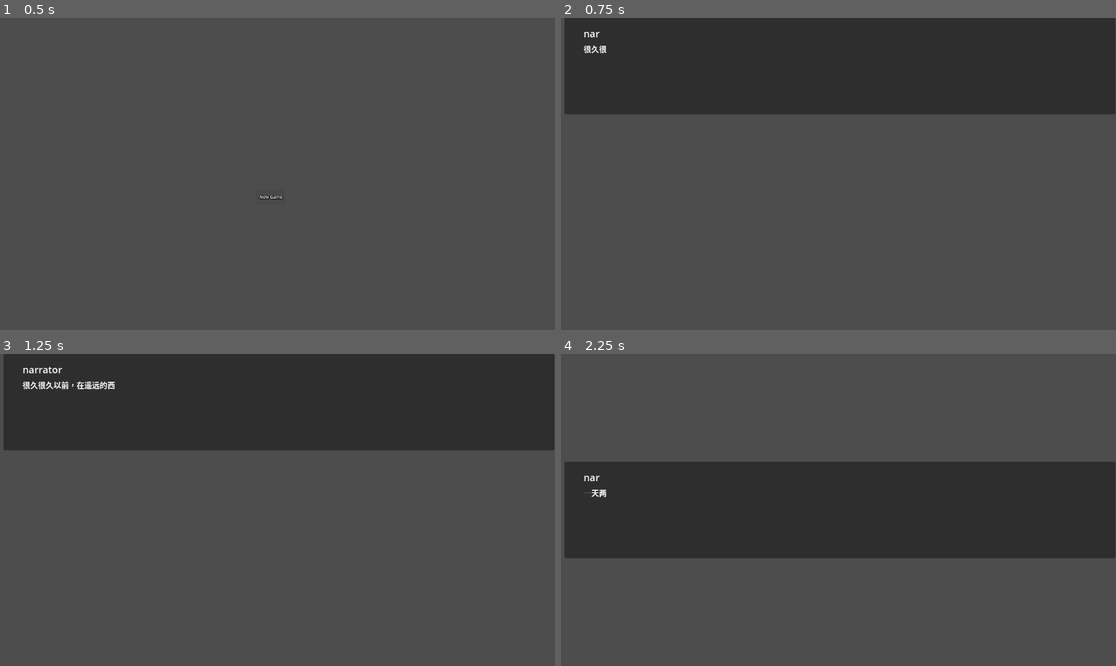
Above: before the commit, frames 1-4 (two rows, left to right).
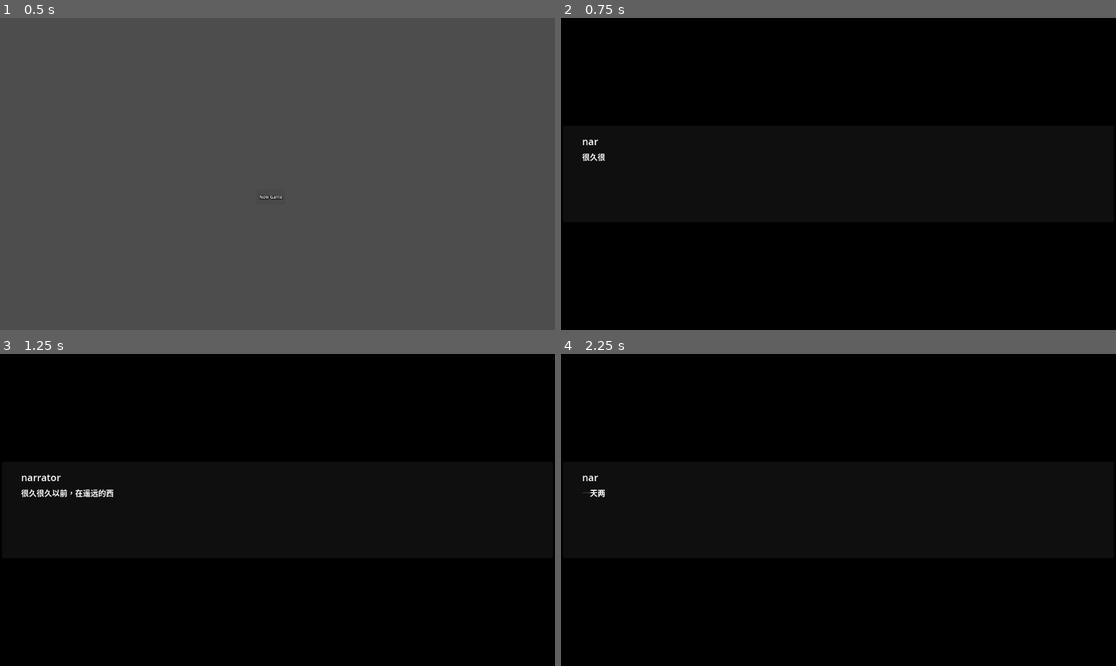
Above: after the commit, the same moments.

Repository: secondreich/Cards-of-Gun
Game: Godot game, scene res://menu.tscn
Two runs of this game, one before a commit and one after it. Both use one fixed random seed, a clock stepped at 60 frames per second and the inputs below. The engine's default icon, where the game draws it, is replaced by a stand-in: a white triangle on a blue panel in a dark square.
Inputs (mouse positions are in pixels of both pictures, inside the frame that each line leads up to; where the layout moved, square brackets give the same spot in the first picture):
- Up to frame 1 (0.5 s): no input
- Up to frame 2 (0.75 s): click (832, 195) at 0.5 s
- Up to frame 3 (1.25 s): no input
- Up to frame 4 (2.25 s): click (838, 510) [838, 400] at 1.25 s; click (838, 510) [838, 400] at 2 s

Frame 1 is identical in both runs. In frame 2, 100% of the frame differs, in the area x 0-100%, y 0-100%; in frame 3, 100%; in frame 4, 100%.

Commit message:
修改对话系统和素材UI问题

Diff:
--- a/Gd script/main.gd
+++ b/Gd script/main.gd
@@ -38,7 +38,7 @@
 	var handsCards = $HandCards.cardDeck.get_children()
 
 	#判断是否能下一轮
-	if scene_1.card_total_num <  playerLife/20 :
+	if scene_1.card_total_num <  playerLife/20.0 :
 		$DrawCard/Button.disabled = false
 	else:
 		$DrawCard/Button.disabled = true
@@ -54,7 +54,6 @@
 				c.pickButton.disabled = true
 			else:
 				c.pickButton.disabled = false
-
 	update_data()
 
 #下一轮次，发牌
@@ -75,9 +74,8 @@
 
 func get_cards():
 	#复数检查防止掉帧
-	if scene_1.card_total_num <  playerLife/20 :
+	if scene_1.card_total_num <  playerLife/20.0 :
 		$DrawCard/Button.disabled = false
-
 
 	var num_cards = 3
 	var cards_drawn = 0
--- /dev/null
+++ b/Gd script/stories.gd
@@ -0,0 +1,4 @@
+extends Node2D
+
+func _process(delta: float) -> void:
+	ProjectSettings.set_setting("rendering/environment/default_clear_color", Color.ALICE_BLUE)
--- a/cardBackground/cardBackground.tscn
+++ b/cardBackground/cardBackground.tscn
@@ -3,6 +3,7 @@
 [ext_resource type="Script" uid="uid://b651jp8ekvr1j" path="res://cardBackground/cardBackground.gd" id="1_longk"]
 
 [node name="deck" type="Panel"]
+self_modulate = Color(1, 1, 1, 0)
 custom_minimum_size = Vector2(220, 320)
 offset_right = 1580.0
 offset_bottom = 320.0
@@ -17,7 +18,6 @@
 offset_bottom = -320.0
 grow_horizontal = 2
 grow_vertical = 2
-pivot_offset = Vector2(110, 160)
 
 [node name="ScrollContainer" type="ScrollContainer" parent="."]
 custom_minimum_size = Vector2(1, 0)
--- /dev/null
+++ b/deckBuild.tscn
@@ -0,0 +1,18 @@
+[gd_scene load_steps=3 format=3 uid="uid://cdt7uvydprrvm"]
+
+[ext_resource type="Script" uid="uid://cs0u88kyc5r0e" path="res://deck_build.gd" id="1_b4q2a"]
+[ext_resource type="PackedScene" uid="uid://cauq2ubb5e1tj" path="res://cardBackground/cardBackground.tscn" id="2_c151q"]
+
+[node name="DeckBuild" type="Node2D" node_paths=PackedStringArray("scene_1", "scene_2", "scene_3", "scene_4")]
+scale = Vector2(0.5, 0.5)
+script = ExtResource("1_b4q2a")
+scene_1 = NodePath("CurrentDeck")
+scene_2 = NodePath("CurrentDeck")
+scene_3 = NodePath("CurrentDeck")
+scene_4 = NodePath("CurrentDeck")
+
+[node name="CurrentDeck" parent="." instance=ExtResource("2_c151q")]
+offset_left = 130.0
+offset_top = 110.0
+offset_right = 1710.0
+offset_bottom = 430.0
--- /dev/null
+++ b/deck_build.gd
@@ -0,0 +1,25 @@
+extends Node2D
+
+@export_group("卡组分配")
+@export var scene_1 : Node
+@export var scene_2 : Node
+@export var scene_3 : Node
+@export var scene_4 : Node
+
+func  _ready() -> void:
+	add_new_card("shoot" ,scene_1, false)
+	add_new_card("shoot" ,scene_2, false)
+	add_new_card("load" ,scene_3, false)
+	add_new_card("avoid" ,scene_4, false)
+	print("ready")
+
+func add_new_card(cardName, cardDeck, _isOppoent, _caller = scene_1,  _caller2 = scene_2) -> Node:
+	var cardToAdd
+	cardToAdd = preload("res://Card/Card_test.tscn").instantiate() as card
+	cardToAdd.initCard(cardName)
+
+	cardToAdd.global_position = self.global_position
+	cardToAdd.z_index = 100
+	cardDeck.add_card(cardToAdd, _isOppoent)
+
+	return cardToAdd
--- a/dialogue/dialogue_ui.gd
+++ b/dialogue/dialogue_ui.gd
@@ -22,7 +22,6 @@
 var type_sound_timer: Timer
 
 func _ready():
-
 	type_sound_timer = Timer.new()
 	type_sound_timer.wait_time = sound_interval
 	type_sound_timer.one_shot = false
@@ -64,14 +63,11 @@
 		rightAvatar.texture = now_dialogue.avatar
 
 	if now_dialogue.uiPosition == dialogue.uiEnum.up:
-		self.position.y = 0
-		print(self.position.y )
+		$HBoxContainer.position.y = 0
 	elif now_dialogue.uiPosition == dialogue.uiEnum.mid:
-		self.position.y = (get_viewport_rect().size.y - leftAvatar.get_rect().size.y ) /2
-		print(self.position.y )
+		$HBoxContainer.position.y = (get_viewport_rect().size.y - leftAvatar.get_rect().size.y ) /2
 	elif now_dialogue.uiPosition == dialogue.uiEnum.bottle:
-		self.position.y = (get_viewport_rect().size.y - leftAvatar.get_rect().size.y )
-		print(self.position.y )
+		$HBoxContainer.position.y = (get_viewport_rect().size.y - leftAvatar.get_rect().size.y )
 
 
 func _on_click_to_next_dialogue():
--- a/dialogue/startStorie.tres
+++ b/dialogue/startStorie.tres
@@ -7,7 +7,7 @@
 script = ExtResource("1_mwtk7")
 speaker = "narrator"
 content = "很久很久以前，在遥远的西部荒漠。这里人迹罕见，法律崩坏。"
-uiPosition = 0
+uiPosition = 1
 metadata/_custom_type_script = "uid://rtxg2hbq8r7j"
 
 [sub_resource type="Resource" id="Resource_vp4yp"]
@@ -36,7 +36,31 @@
 uiPosition = 1
 metadata/_custom_type_script = "uid://rtxg2hbq8r7j"
 
+[sub_resource type="Resource" id="Resource_al8i0"]
+script = ExtResource("1_mwtk7")
+speaker = "一名无法之徒"
+content = "我说，那群呆子只知道比拔枪速度，我应该用一些不一样的方式搞定你。"
+metadata/_custom_type_script = "uid://rtxg2hbq8r7j"
+
+[sub_resource type="Resource" id="Resource_nv8gr"]
+script = ExtResource("1_mwtk7")
+speaker = "另一名无法之徒"
+content = "你想咋样？"
+metadata/_custom_type_script = "uid://rtxg2hbq8r7j"
+
+[sub_resource type="Resource" id="Resource_iyi8r"]
+script = ExtResource("1_mwtk7")
+speaker = "一名无法之徒"
+content = "我们先退掉所有子弹，再交换弹匣。"
+metadata/_custom_type_script = "uid://rtxg2hbq8r7j"
+
+[sub_resource type="Resource" id="Resource_nh0h2"]
+script = ExtResource("1_mwtk7")
+speaker = "narrator"
+content = "就这样，决斗开始了……"
+metadata/_custom_type_script = "uid://rtxg2hbq8r7j"
+
 [resource]
 script = ExtResource("2_vp4yp")
-dialogueGroup = Array[ExtResource("1_mwtk7")]([SubResource(" …(100 unchanged characters)… e_3pj85"), SubResource("Resource_v0ok2")])
+dialogueGroup = Array[ExtResource("1_mwtk7")]([SubResource(" …(100 unchanged characters)… e_3pj85"), SubResource("Resource_v0ok2"), SubResource("Resource_al8i0"), SubResource("Resource_nv8gr"), SubResource("Resource_iyi8r"), SubResource("Resource_nh0h2")])
 metadata/_custom_type_script = "uid://c8swl8bq053et"
--- a/main.tscn
+++ b/main.tscn
@@ -1,8 +1,10 @@
-[gd_scene load_steps=8 format=3 uid="uid://2vbd0o2lue8e"]
+[gd_scene load_steps=10 format=3 uid="uid://2vbd0o2lue8e"]
 
 [ext_resource type="Script" uid="uid://c3kgk1vop3ws2" path="res://Gd script/main.gd" id="1_1bvp3"]
 [ext_resource type="PackedScene" uid="uid://cauq2ubb5e1tj" path="res://cardBackground/cardBackground.tscn" id="2_0xm2m"]
+[ext_resource type="Texture2D" uid="uid://ce2iiohsquvdv" path="res://image/backGround.png" id="2_lquwl"]
 [ext_resource type="Theme" uid="uid://cnbfqosw6n3at" path="res://theme/card_theme.tres" id="3_h2yge"]
+[ext_resource type="Texture2D" uid="uid://cl0nchcph3gv4" path="res://image/frame.png" id="5_7mycd"]
 [ext_resource type="LabelSettings" uid="uid://d4mii2ld825i4" path="res://theme/font.tres" id="5_lquwl"]
 
 [sub_resource type="LabelSettings" id="LabelSettings_h2yge"]
@@ -25,12 +27,19 @@
 oppoentLife = 100
 playerDeck = ["load", "load", "load", "shoot", "shoot", "shoot", "avoid"]
 
+[node name="BackGround" type="TextureRect" parent="."]
+offset_right = 2877.4998
+offset_bottom = 1619.9999
+texture = ExtResource("2_lquwl")
+stretch_mode = 1
+
 [node name="DrawCard" type="Panel" parent="."]
 self_modulate = Color(1, 1, 1, 0.121569)
-offset_left = 185.0
-offset_top = 690.0
-offset_right = 304.9997
-offset_bottom = 755.0
+offset_left = 195.00002
+offset_top = 622.5
+offset_right = 314.9997
+offset_bottom = 687.5
+scale = Vector2(1.6, 1.6)
 metadata/_edit_use_anchors_ = true
 
 [node name="TextureRect" type="TextureRect" parent="DrawCard"]
@@ -40,7 +49,8 @@
 metadata/_edit_use_anchors_ = true
 
 [node name="Button" type="Button" parent="DrawCard"]
-layout_mode = 0
+layout_mode = 1
+anchors_preset = -1
 anchor_right = 1.0000025
 anchor_bottom = 1.0
 theme = ExtResource("3_h2yge")
@@ -58,10 +68,11 @@
 
 [node name="NextTurn" type="Panel" parent="."]
 self_modulate = Color(1, 1, 1, 0.121569)
-offset_left = 186.6667
-offset_top = 785.833
-offset_right = 306.66638
-offset_bottom = 850.833
+offset_left = 197.49998
+offset_top = 802.49994
+offset_right = 317.49966
+offset_bottom = 867.49994
+scale = Vector2(1.6, 1.6)
 metadata/_edit_use_anchors_ = true
 
 [node name="TextureRect" type="TextureRect" parent="NextTurn"]
@@ -93,17 +104,62 @@
 offset_right = 2225.0
 offset_bottom = 1490.0
 
+[node name="Frame" type="NinePatchRect" parent="HandCards"]
+visible = false
+layout_mode = 1
+anchors_preset = 15
+anchor_right = 1.0
+anchor_bottom = 1.0
+grow_horizontal = 2
+grow_vertical = 2
+texture = ExtResource("5_7mycd")
+region_rect = Rect2(-0.22326851, 1.8620367, 69.34122, 69.34098)
+patch_margin_left = 16
+patch_margin_top = 15
+patch_margin_right = 14
+patch_margin_bottom = 21
+
 [node name="UsedCards" parent="." groups=["卡组分组"] instance=ExtResource("2_0xm2m")]
 offset_left = 645.0
 offset_top = 640.0
 offset_right = 2225.0
 offset_bottom = 960.0
 
+[node name="Frame" type="NinePatchRect" parent="UsedCards"]
+visible = false
+layout_mode = 1
+anchors_preset = 15
+anchor_right = 1.0
+anchor_bottom = 1.0
+grow_horizontal = 2
+grow_vertical = 2
+texture = ExtResource("5_7mycd")
+region_rect = Rect2(-0.22326851, 1.8620367, 69.34122, 69.34098)
+patch_margin_left = 16
+patch_margin_top = 15
+patch_margin_right = 14
+patch_margin_bottom = 21
+
 [node name="OppoentCards" parent="." instance=ExtResource("2_0xm2m")]
 offset_left = 645.0
 offset_top = 100.0
 offset_right = 2225.0
 offset_bottom = 420.0
+
+[node name="Frame" type="NinePatchRect" parent="OppoentCards"]
+visible = false
+layout_mode = 1
+anchors_preset = 15
+anchor_right = 1.0
+anchor_bottom = 1.0
+grow_horizontal = 2
+grow_vertical = 2
+texture = ExtResource("5_7mycd")
+region_rect = Rect2(-0.22326851, 1.8620367, 69.34122, 69.34098)
+patch_margin_left = 16
+patch_margin_top = 15
+patch_margin_right = 14
+patch_margin_bottom = 21
 
 [node name="HandCardPer" type="ProgressBar" parent="."]
 offset_left = 610.0
--- a/project.godot
+++ b/project.godot
@@ -20,6 +20,10 @@
 BaseCard="*res://assets/baseCard.gd"
 VfsLayer="*res://VFSLayer.tscn"
 
+[display]
+
+mouse_cursor/custom_image="uid://doa66hftay6ay"
+
 [global_group]
 
 "卡组分组"=""
--- a/stories.tscn
+++ b/stories.tscn
@@ -1,9 +1,20 @@
-[gd_scene load_steps=2 format=3 uid="uid://blpxnyj1yikx6"]
+[gd_scene load_steps=3 format=3 uid="uid://blpxnyj1yikx6"]
 
+[ext_resource type="Script" uid="uid://d3e3s3de4t4dl" path="res://Gd script/stories.gd" id="1_ckda2"]
 [ext_resource type="PackedScene" uid="uid://4r7rawsck8wa" path="res://dialogue/dialogueUi.tscn" id="1_emke5"]
 
 [node name="Stories" type="Node2D"]
+script = ExtResource("1_ckda2")
+
+[node name="BackGround" type="ColorRect" parent="."]
+offset_right = 1154.0
+offset_bottom = 650.0
+color = Color(0, 0, 0, 1)
 
 [node name="DialogueUi" parent="." instance=ExtResource("1_emke5")]
+anchors_preset = 0
+anchor_right = 0.0
+anchor_bottom = 0.0
+offset_left = 0.0
 offset_right = 1150.0
-offset_bottom = 200.0
+offset_bottom = 648.0
Not shown, added: Gd script/stories.gd.uid
Not shown, added: deck_build.gd.uid
Not shown: 1 places in dialogue/startStorie.tres that only renumber resources
Binary file added: image/Map036.png
Not shown, added: image/Map036.png.import
Binary file added: image/backGround.png
Not shown, added: image/backGround.png.import
Binary file added: image/frame.png
Not shown, added: image/frame.png.import
Binary file added: image/mouse.jpg
Not shown, added: image/mouse.jpg.import
Binary file added: image/mouse.png
(and 1 more such lines)
